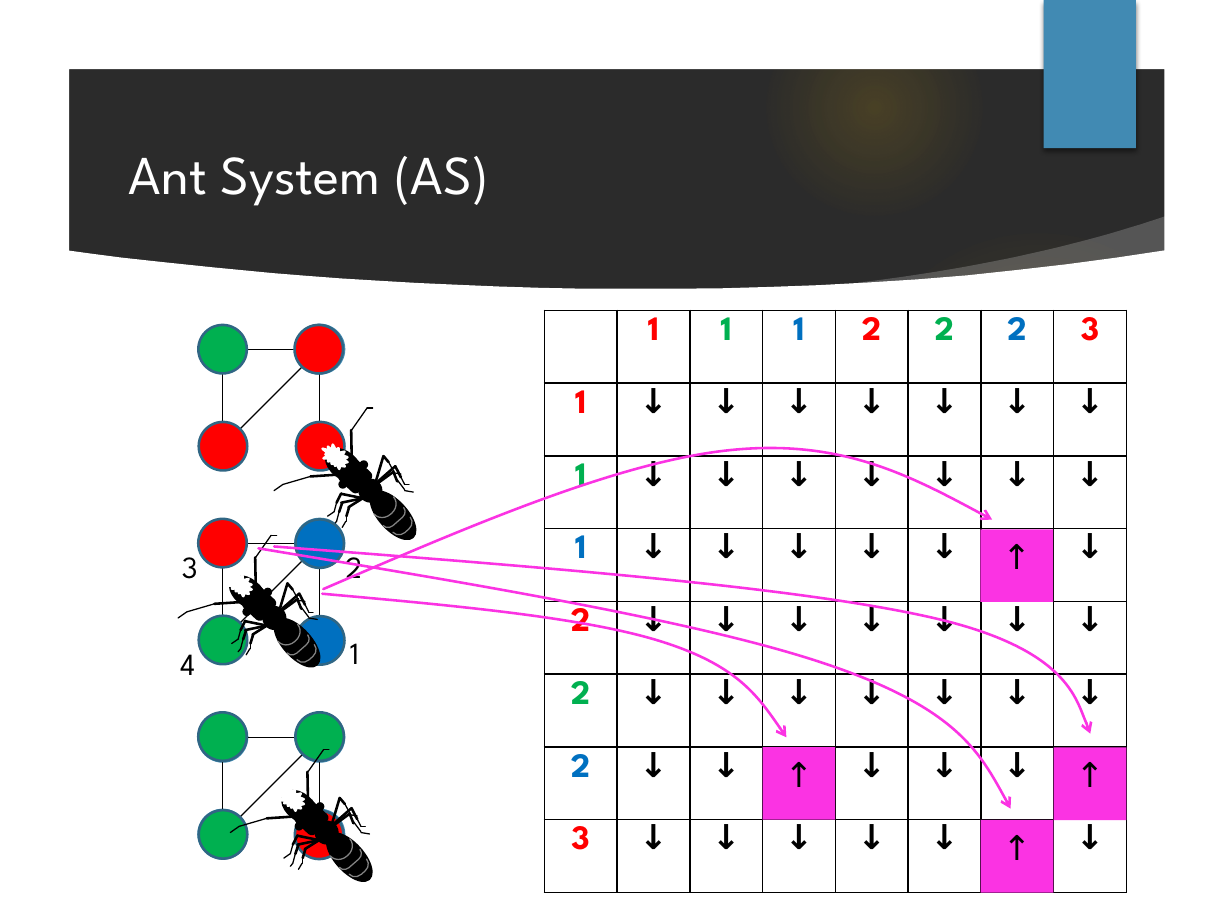
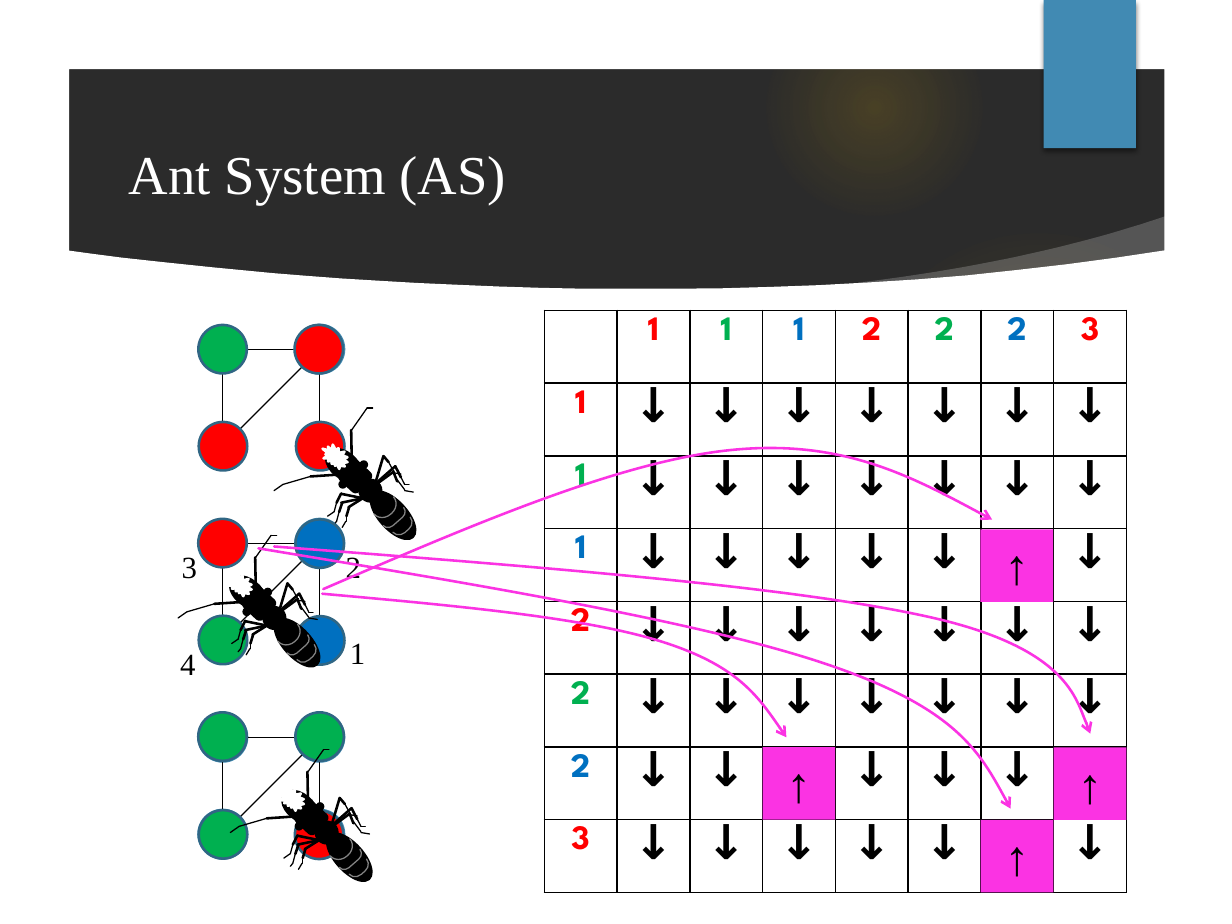
Before and after one commit to Masukane/slides, a slide deck: slide 5 of masukaneICIIC2018.pptm. Drawn at 1232x924 pixels with LibreOffice and Linux fonts; fonts in the diff are those of the drawing; background and template pictures are left out; a plain dark background stands for a picture behind light text. Boxes give left, top, right and bottom in pixels: in the first picture for what was removed or moved away, otherwise in the second. Text is boxed around its words. In the diff, an @@ line names an element or a change of style, - is before the commit and + after.

```diff
--- a/masukaneICIIC2018.pptm
+++ b/masukaneICIIC2018.pptm
@@ table at box(545, 310, 1126, 892) @@
@@ size 20 to 28 pt in "↓", "↓", "↓", "↓" and 45 more places @@
@@ font League Spartan to Times New Roman in 4 elements at box(129, 156, 506, 205), box(182, 557, 197, 579), box(346, 554, 361, 581), box(350, 643, 365, 664) @@
@@ size 20 to 29 pt, font League Spartan to Times New Roman in 4 elements at box(763, 747, 835, 819), box(981, 530, 1053, 602), box(981, 819, 1053, 892), box(1053, 748, 1126, 821) @@
```
Also in this commit, not shown: 12 other slides changed.
